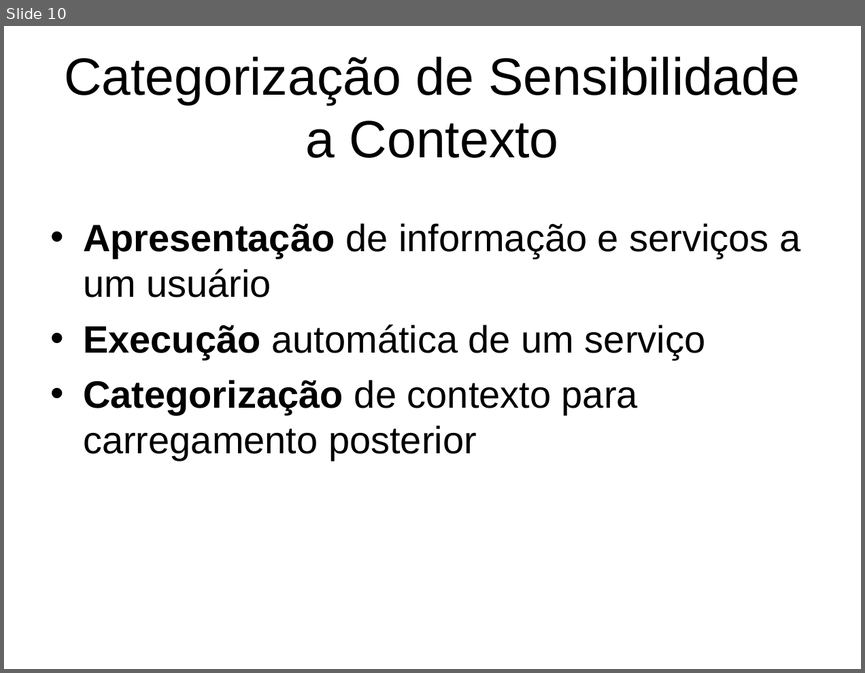
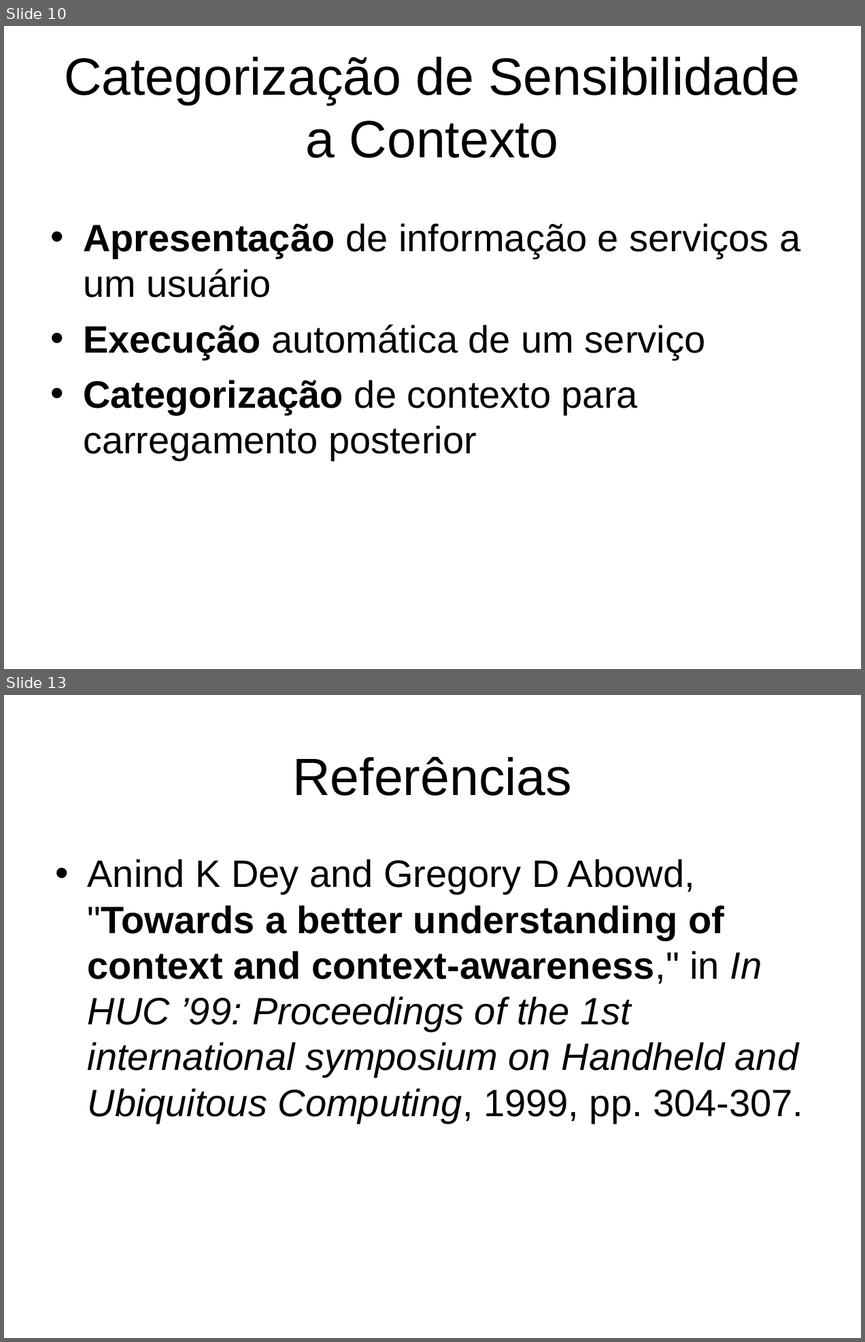
Before and after one commit to andrenho/andrenho, a slide deck: academia/trabalhos/contexto.odp. Shown one above the other, each under a label of ours: slide 10 before the commit, slides 10 and 13 after it; the slides between them are not shown. The pictures are 865x673 and 865x1342 pixels, drawn with LibreOffice and Linux fonts; fonts in the diff are those of the drawing; background and template pictures are left out. Boxes give left, top, right and bottom in pixels: in the first picture for what was removed or moved away, otherwise in the second. Text is boxed around its words. In the diff, an @@ line names an element or a change of style, - is before the commit and + after.

```diff
--- a/academia/trabalhos/contexto.odp
+++ b/academia/trabalhos/contexto.odp
@@ slide 13 added at (4,695,861,1338), background #FFFFFF @@
@@ title added at (292,757,572,796), 44 pt, text #000000 @@
+Referências
@@ text added at (88,859,803,1123), 32 pt, text #000000 @@
+• Anind K Dey and Gregory D Abowd, "Towards a better understanding of context and context-awareness," in In HUC ’99: Proceedings of the 1st international symposium on Handheld and Ubiquitous Computing, 1999, pp. 304-307.
```
Also in this commit, not shown: 1 slide changed, 1 other slide added, 2 slides removed, 9 other files.
